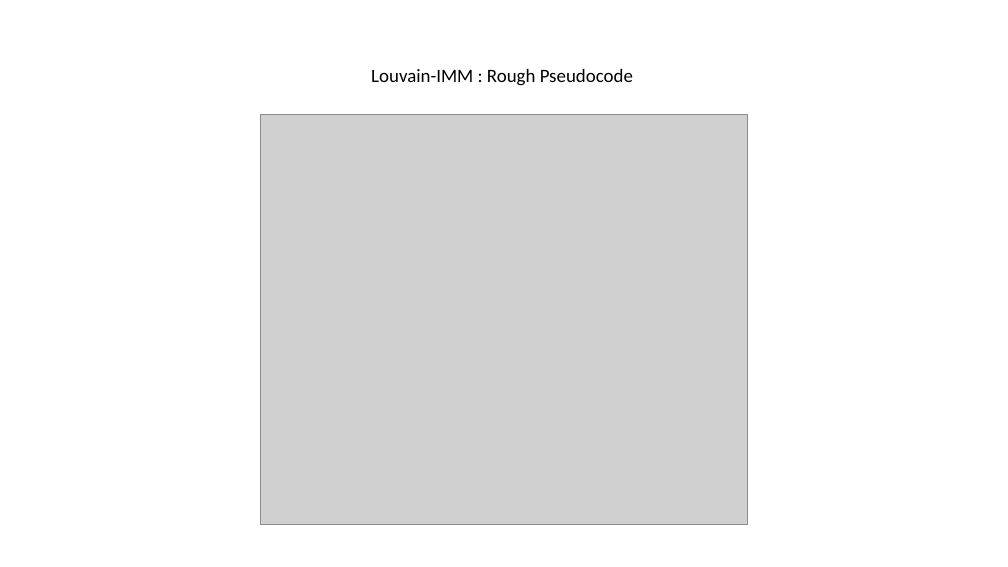
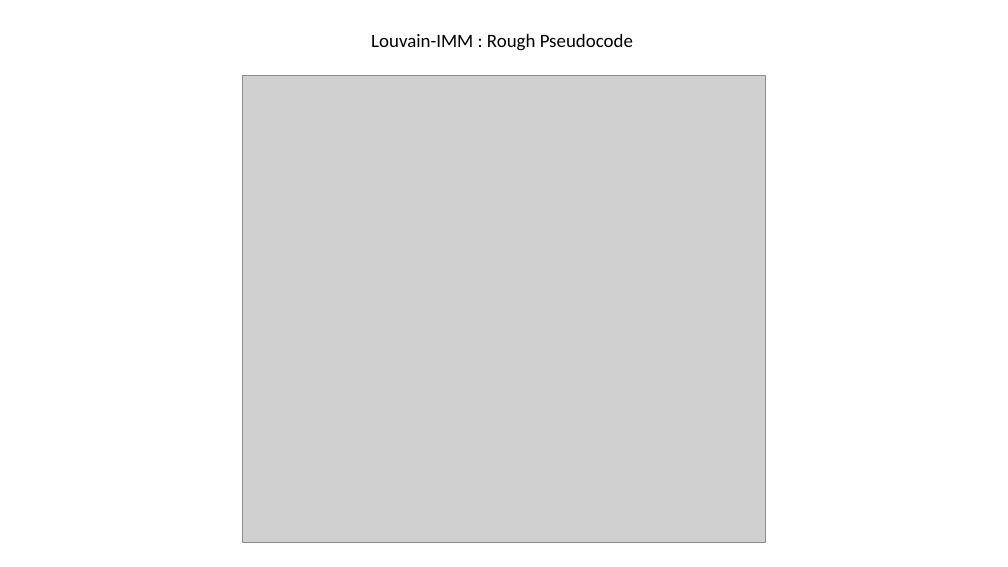
Before and after one commit to ReetBarik/Louvain-InfMax, a slide deck: slide 1 of Results.pptx. Drawn at 1008x567 pixels with LibreOffice and Linux fonts; fonts in the diff are those of the drawing; grey boxes stand for pictures. Boxes give left, top, right and bottom in pixels: in the first picture for what was removed or moved away, otherwise in the second. Text is boxed around its words. In the diff, an @@ line names an element or a change of style, - is before the commit and + after.

Commit message:
Updated algorithm pseudocode

```diff
--- a/Results.pptx
+++ b/Results.pptx
@@ text "Louvain-IMM : Rough Pseudocode": place and size @@
-text "Louvain-IMM : Rough Pseudocode" at (371, 69, 633, 86)
+text "Louvain-IMM : Rough Pseudocode" at (371, 34, 633, 51)
@@ picture: place and size @@
-picture at (261, 114, 748, 524)
+picture at (243, 76, 766, 542)
```
Also in this commit, not shown: 1 slide added, 1 other file.
